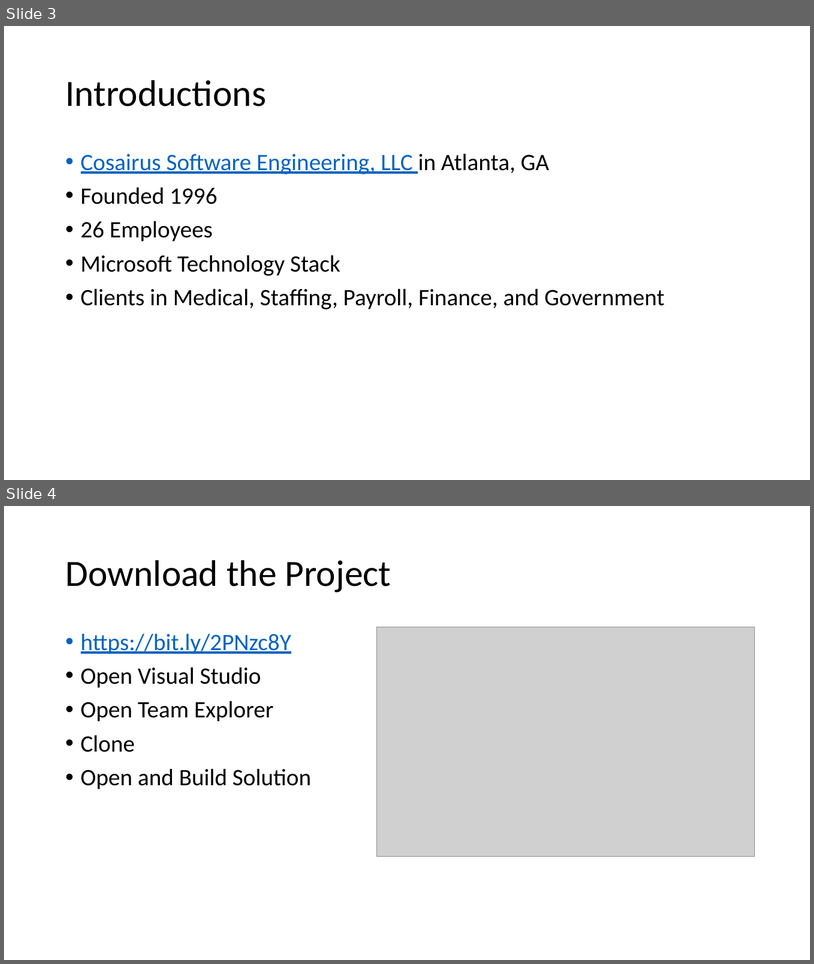
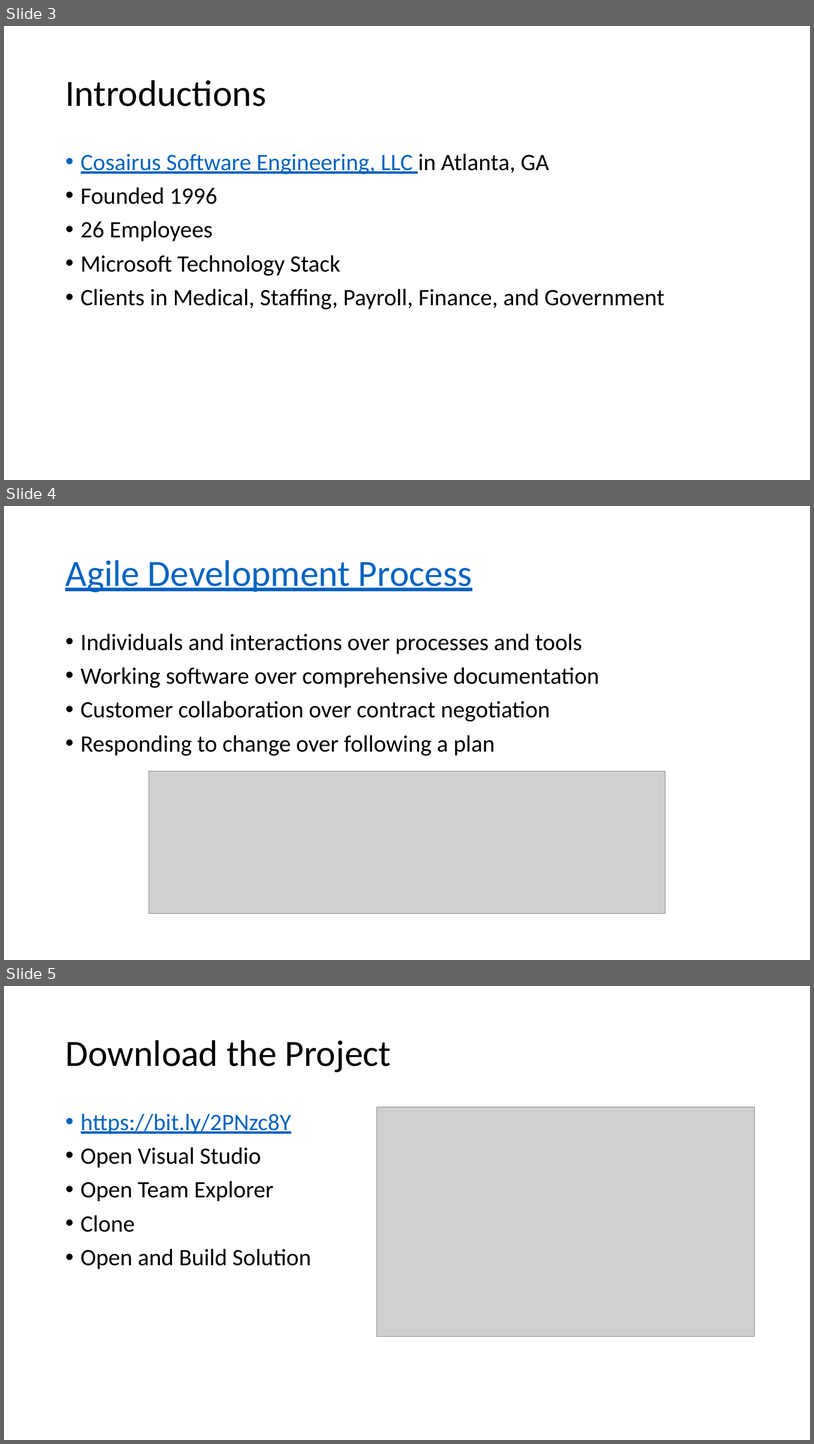
Before and after one commit to ShadowedMists/Bookzilla, a slide deck: UWG - Code and Load - 20181127.pptx. Shown one above the other, each under a label of ours: slides 3 and 4 before the commit, slides 3, 4 and 5 after it. The pictures are 814x964 and 814x1444 pixels, drawn with LibreOffice and Linux fonts; fonts in the diff are those of the drawing; grey boxes stand for pictures. Boxes give left, top, right and bottom in pixels: in the first picture for what was removed or moved away, otherwise in the second. Text is boxed around its words. In the diff, an @@ line names an element or a change of style, - is before the commit and + after.

Commit message:
Added agile process slide

```diff
--- a/UWG - Code and Load - 20181127.pptx
+++ b/UWG - Code and Load - 20181127.pptx
@@ slide 4 added at (x1=4, y1=506, x2=810, y2=960), background #FFFFFF @@
@@ title added at (x1=65, y1=560, x2=473, y2=592), 44 pt, text #0563C1, underline @@
+Agile Development Process
@@ text added at (x1=81, y1=633, x2=599, y2=756), 28 pt, text #000000 @@
+• Individuals and interactions over processes and tools
+• Working software over comprehensive documentation
+• Customer collaboration over contract negotiation
+• Responding to change over following a plan
@@ picture added at (x1=149, y1=771, x2=666, y2=913) @@
@@ what was slide 4 is now slide 5 @@
```
